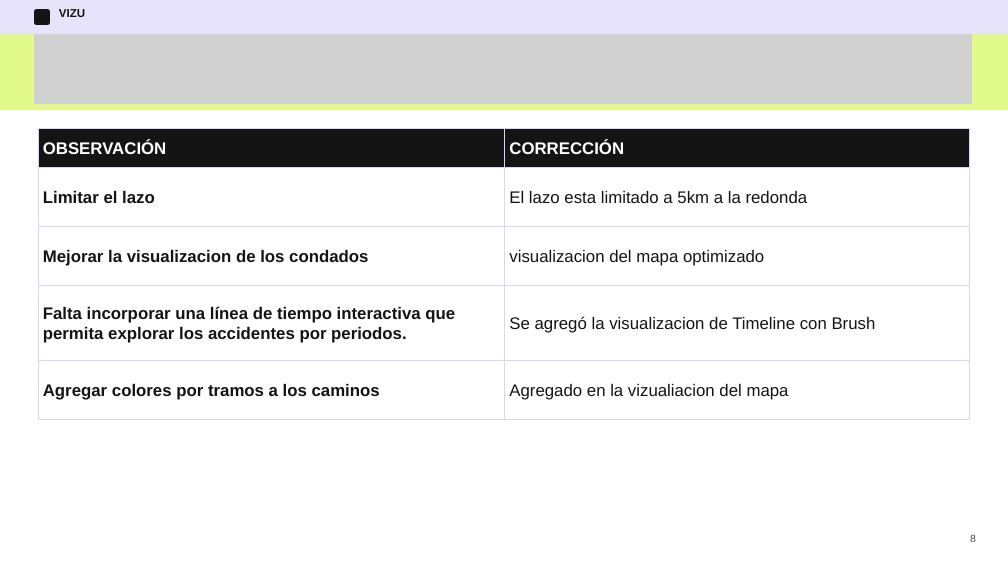
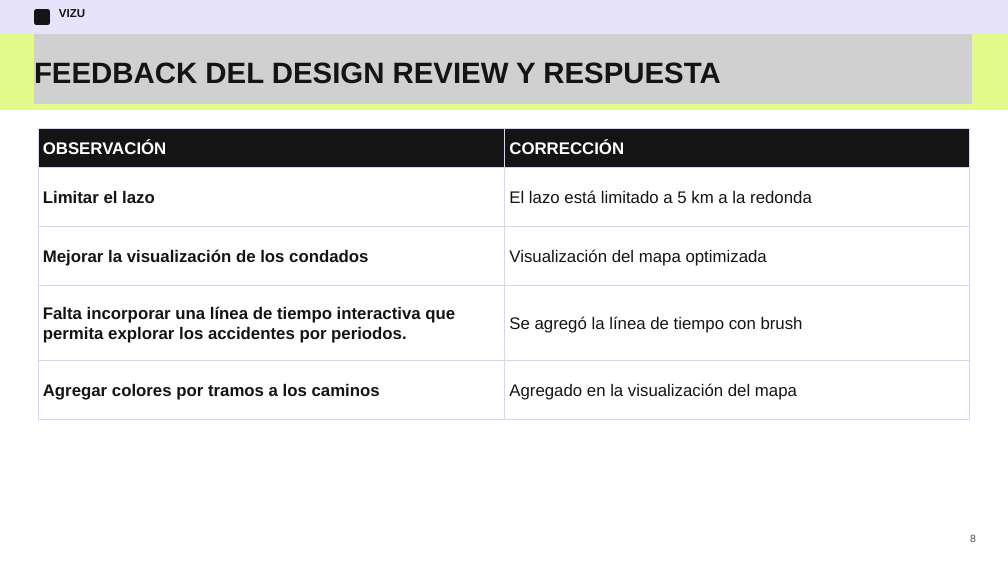
Before and after one commit to Alonso370/Dataset_Visualizacion, a slide deck: slide 7 of deliveries/week12/PresentationWeek12.pptx. Drawn at 1008x567 pixels with LibreOffice and Linux fonts; fonts in the diff are those of the drawing; grey boxes stand for pictures. Boxes give left, top, right and bottom in pixels: in the first picture for what was removed or moved away, otherwise in the second. Text is boxed around its words. In the diff, an @@ line names an element or a change of style, - is before the commit and + after.

```diff
--- a/deliveries/week12/PresentationWeek12.pptx
+++ b/deliveries/week12/PresentationWeek12.pptx
@@ text added at box(34, 62, 720, 84), 42 pt, text #141414, bold @@
+FEEDBACK DEL DESIGN REVIEW Y RESPUESTA
@@ table at box(38, 129, 969, 419) @@
-row 2, column 2: El lazo esta limitado a 5km a la redonda
+row 2, column 2: El lazo está limitado a 5 km a la redonda
-row 3, column 1: Mejorar la visualizacion de los condados
+row 3, column 1: Mejorar la visualización de los condados
-row 3, column 2: visualizacion del mapa optimizado
+row 3, column 2: Visualización del mapa optimizada
-row 4, column 2: Se agregó la visualizacion de Timeline con Brush
+row 4, column 2: Se agregó la línea de tiempo con brush
-row 5, column 2: Agregado en la vizualiacion del mapa
+row 5, column 2: Agregado en la visualización del mapa
```
Also in this commit, not shown: 3 other slides changed.
